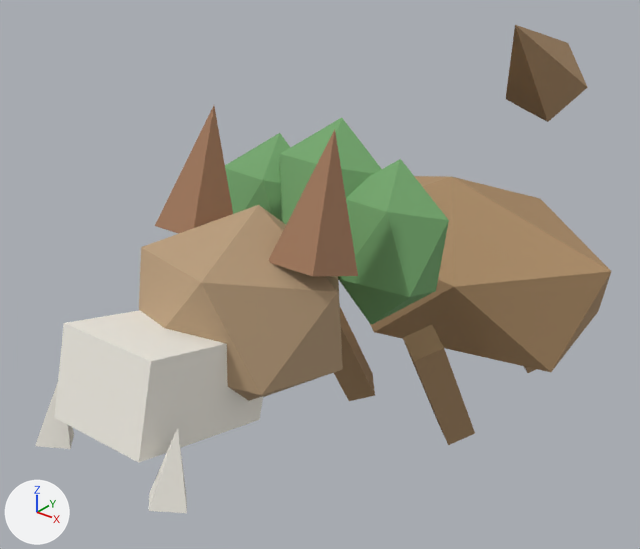
A saved change to the glTF model assets/animations/wave2/wolf_attack.glb.
Camera for both pictures: a 50 mm lens placed at (1.112, -2.016, 1.451), pointed at (-0.121, -0.475, 0.496). The lights are fixed; the arrows at lower left show +X, +Y and +Z. The first picture is the older version. Both versions are drawn at frame 15 of the action 'wolf_attack'; the numbers are the values there.

Names of what the first picture shows: 'dire_body', 'dire_head', 'dire_leg_0', 'dire_leg_1', 'ear_0.001', 'ear_1.001', 'fang_1', 'mane_0', 'mane_1', 'mane_2', 'snout', 'tail.001' and 2 more.
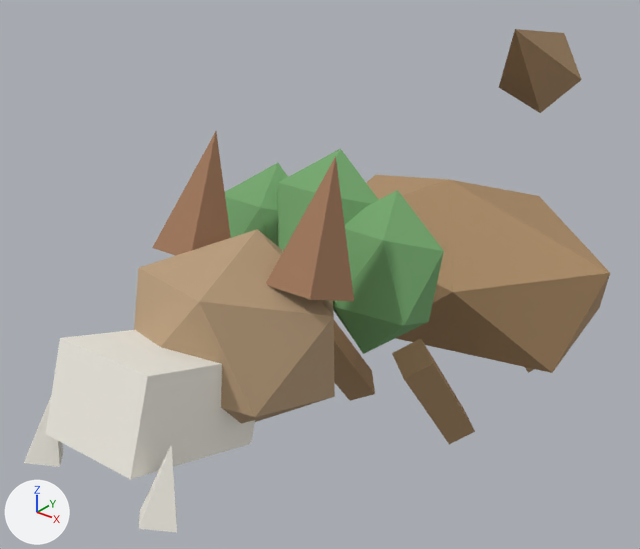
Not drawn themselves, but carrying or shaping drawn objects: ob_torso, ob_head, ob_leg_0, ob_leg_1, ob_leg_3, ob_tail.

What differs and where, as boxes (x1, y1, x2, y2) in the pictures (640 x 549 px):
'dire_head', turned
    before: (139, 205, 343, 401)
    after: (134, 229, 335, 424)
'dire_body', turned
    before: (370, 176, 611, 372)
    after: (367, 175, 610, 373)
'snout', turned
    before: (55, 310, 263, 463)
    after: (46, 330, 255, 479)
'mane_2', turned
    before: (338, 159, 449, 325)
    after: (333, 190, 444, 354)
'ear_1.001', turned
    before: (269, 130, 358, 277)
    after: (266, 156, 354, 301)
'mane_1', turned
    before: (279, 118, 382, 225)
    after: (277, 148, 379, 251)
'ear_0.001', turned
    before: (155, 106, 233, 234)
    after: (152, 131, 231, 256)
'tail.001', turned
    before: (506, 25, 588, 122)
    after: (499, 29, 582, 113)
'mane_0', turned
    before: (225, 133, 291, 221)
    after: (225, 163, 288, 245)
'dire_leg_1', turned, moved
    before: (403, 325, 475, 445)
    after: (392, 338, 475, 444)
'fang_1', turned
    before: (149, 428, 187, 513)
    after: (139, 444, 177, 532)
'dire_leg_0', turned, moved
    before: (334, 307, 375, 401)
    after: (334, 320, 375, 401)
'fang_0', turned
    before: (35, 383, 74, 449)
    after: (24, 397, 63, 467)
'dire_leg_3', turned, moved (mostly hidden)
    before: (524, 366, 536, 373)
    after: (525, 367, 535, 373)

What changed in the scene script:
```text
Change ob_torso:
    ob_torso.rotation_euler: (0.215, 0.0, 0.0) -> (0.269, 0.0, 0.0)  # degrees (12, 0, 0) -> degrees (15, 0, 0)
Change ob_head:
    ob_head.rotation_euler: (-0.49, 0.0, 0.0352) -> (-0.612, 0.0000111, 0.044)  # degrees (-28, 0, 2) -> degrees (-35, 0, 2.5)
Change ob_leg_0:
    ob_leg_0.location: (-0.16, -0.413, 0.0912) -> (-0.16, -0.456, 0.103)
    ob_leg_0.rotation_euler: (0.294, 0.0, 0.0) -> (0.367, 0.0, 0.0)  # degrees (17, 0, 0) -> degrees (21, 0, 0)
Change ob_leg_1:
    ob_leg_1.location: (0.16, -0.413, 0.0912) -> (0.16, -0.456, 0.103)
    ob_leg_1.rotation_euler: (0.294, 0.0, 0.0) -> (0.367, 0.0, 0.0)  # degrees (17, 0, 0) -> degrees (21, 0, 0)
Change ob_leg_3:
    ob_leg_3.location: (0.16, 0.036, -0.00711) -> (0.16, -0.0124, -0.0189)
Change ob_tail:
    ob_tail.rotation_euler: (0.0, 0.343, 0.0) -> (0.0, 0.428, 0.0)  # degrees (0, 20, 0) -> degrees (0, 25, 0)
```
